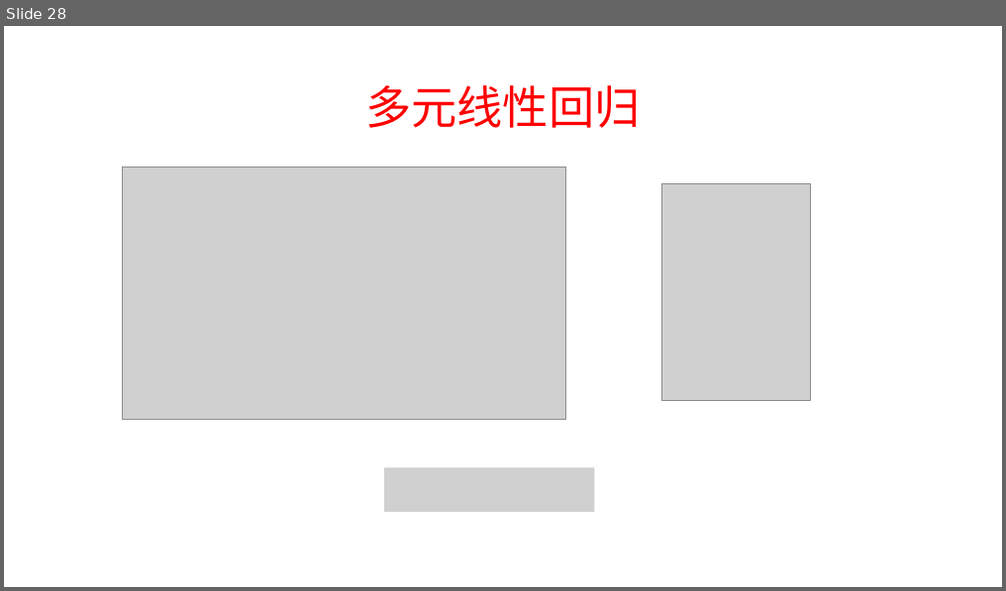
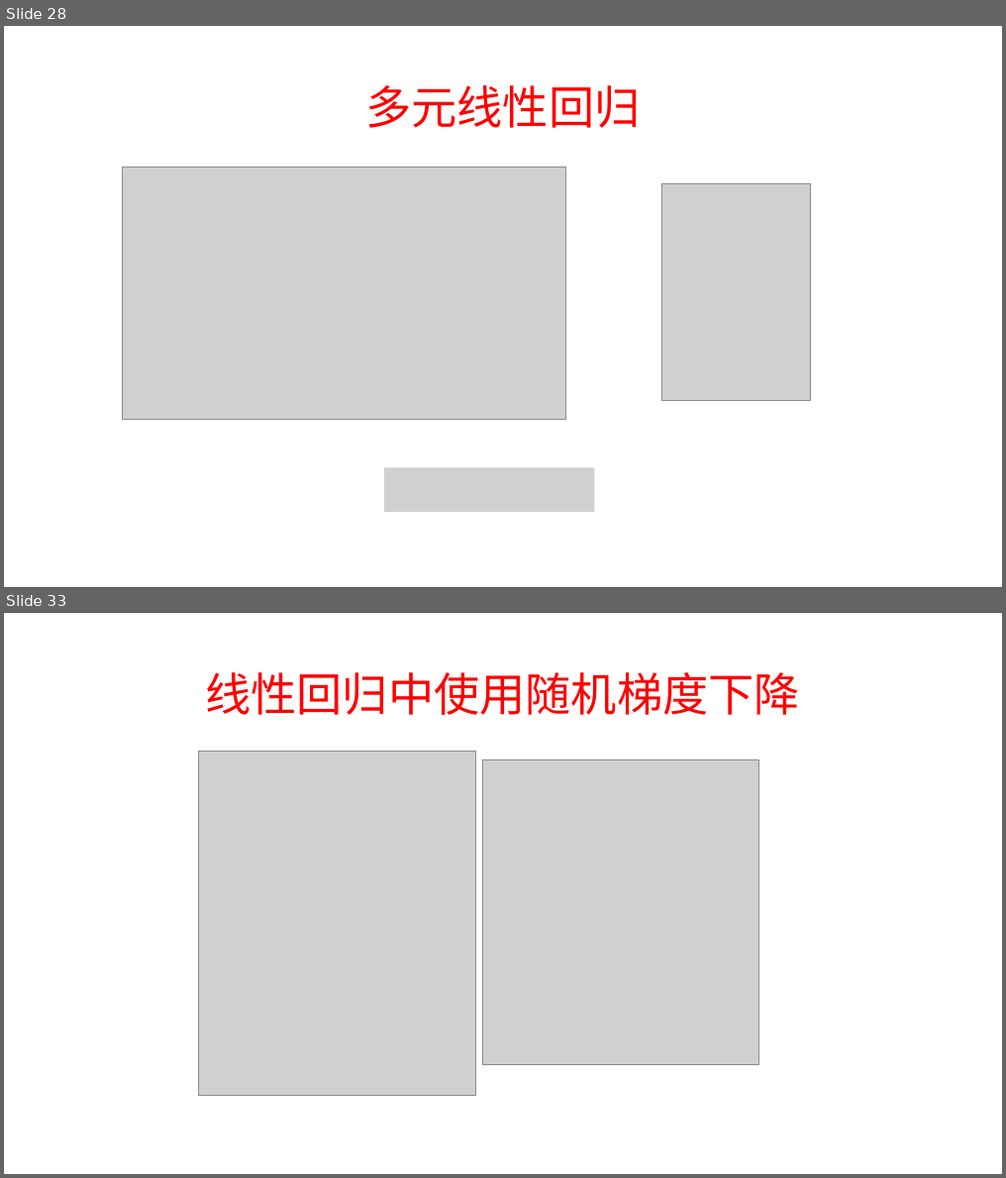
Before and after one commit to xpyuanfly/deepLearning, a slide deck: 3 线性神经网络-陈博/简单线性回归.pptx. Shown one above the other, each under a label of ours: slide 28 before the commit, slides 28 and 33 after it; the slides between them are not shown. The pictures are 1006x591 and 1006x1178 pixels, drawn with LibreOffice and Linux fonts; fonts in the diff are those of the drawing; grey boxes stand for pictures. Boxes give left, top, right and bottom in pixels: in the first picture for what was removed or moved away, otherwise in the second. Text is boxed around its words. In the diff, an @@ line names an element or a change of style, - is before the commit and + after.

Commit message:
7.7日线性回归代演示

```diff
--- a/3 线性神经网络-陈博/简单线性回归.pptx
+++ b/3 线性神经网络-陈博/简单线性回归.pptx
@@ slide 33 added at box(4, 613, 1002, 1174), background #FFFFFF @@
@@ title added at box(205, 672, 800, 715), 44 pt, text #FF0000 @@
+线性回归中使用随机梯度下降
@@ picture added at box(199, 752, 475, 1095) @@
@@ picture added at box(483, 760, 760, 1065) @@
```
Also in this commit, not shown: 8 other slides added, 2 other files.
